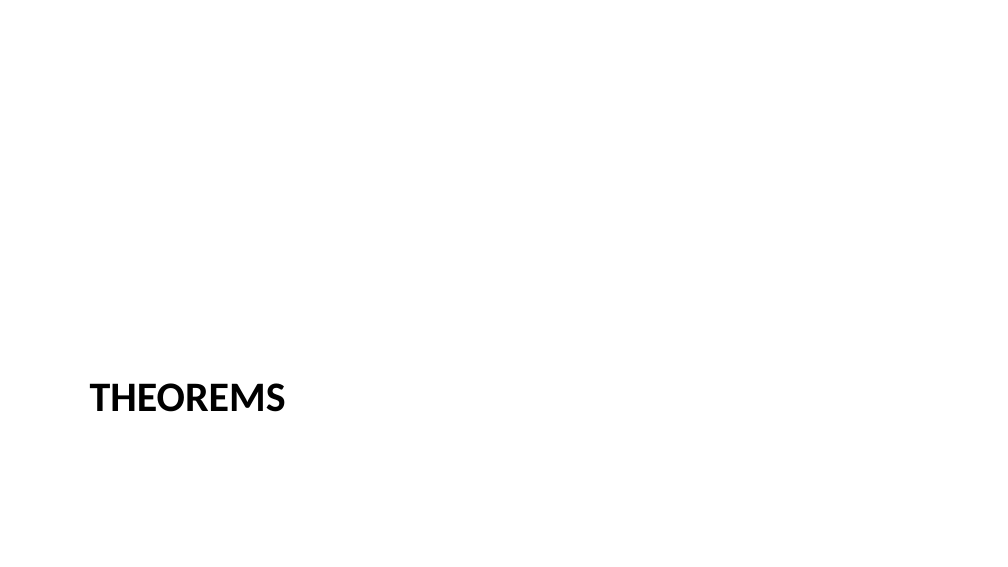
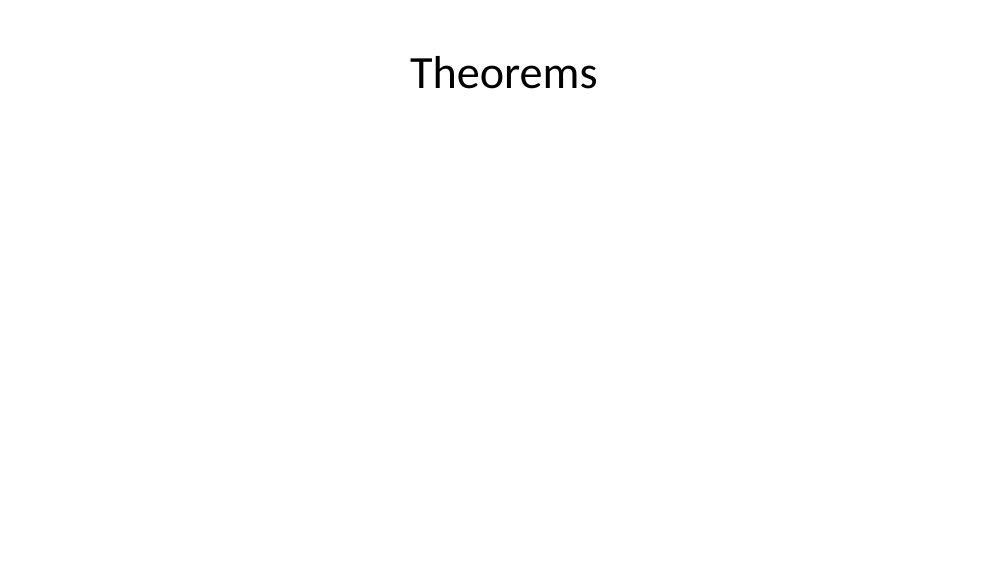
Before and after one commit to sun123zxy/sunquartex, a slide deck: slide 15 of examples/enpre.pptx (slide 22 before the commit). Drawn at 1008x567 pixels with LibreOffice and Linux fonts; fonts in the diff are those of the drawing. Boxes give left, top, right and bottom in pixels: in the first picture for what was removed or moved away, otherwise in the second. Text is boxed around its words. In the diff, an @@ line names an element or a change of style, - is before the commit and + after.

```diff
--- a/examples/enpre.pptx
+++ b/examples/enpre.pptx
@@ title "Theorems" at <box>410,56,597,89</box>: vertical alignment top to middle @@
@@ title at <box>410,56,597,89</box>: text changed; size 30 to 33 pt; bold off @@
-THEOREMS
+Theorems
```
Also in this commit, not shown: 7 other slides changed, 8 slides removed, 27 other files.
